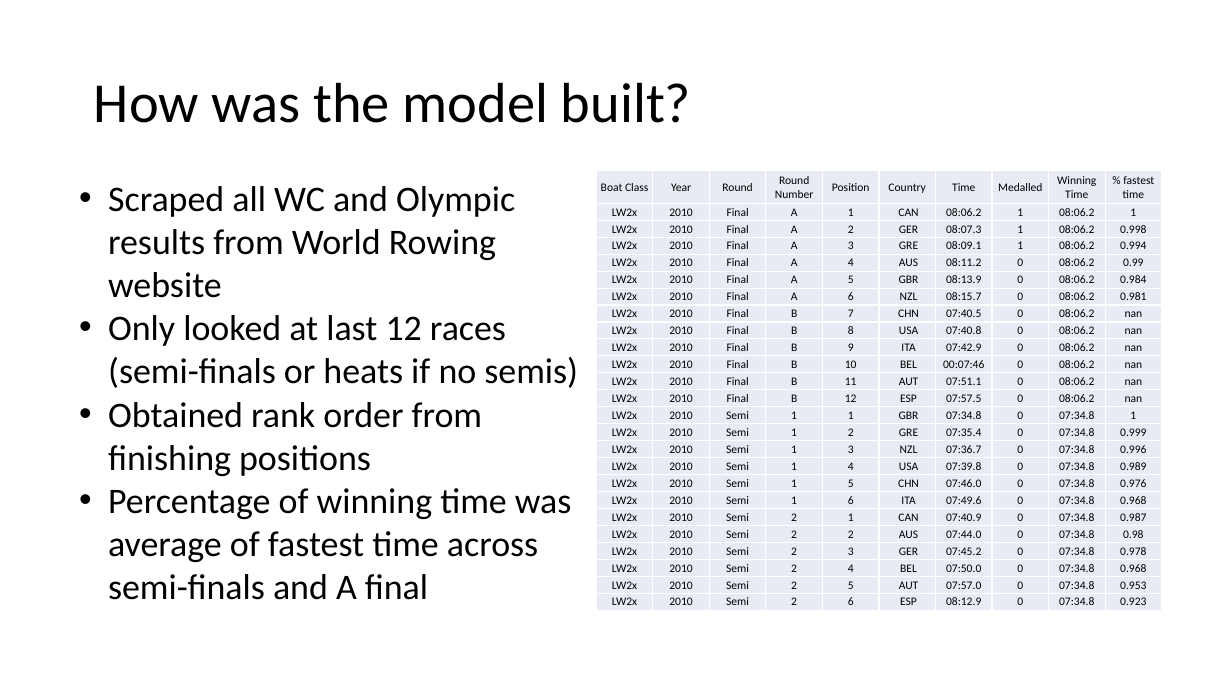
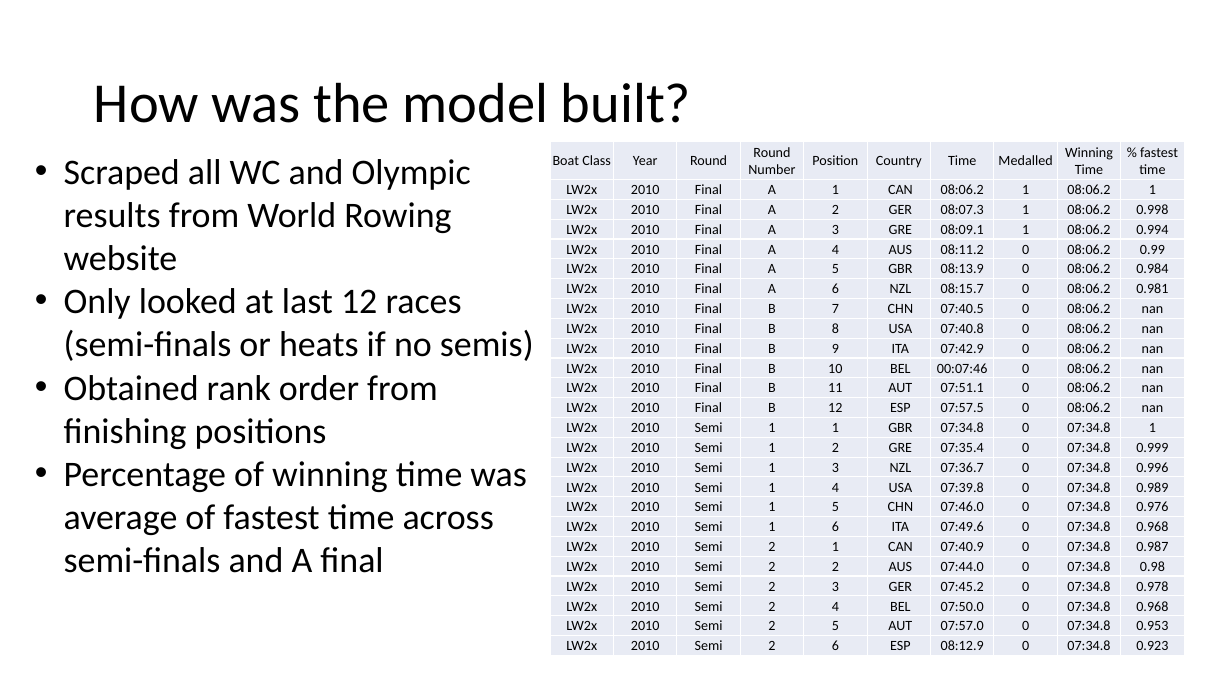
Before and after one commit to simonsuthers/womens-eights-times, a slide deck: slide 3 of UK Sport Presentastion.pptx. Drawn at 1232x693 pixels with LibreOffice and Linux fonts; fonts in the diff are those of the drawing. Boxes give left, top, right and bottom in pixels: in the first picture for what was removed or moved away, otherwise in the second. Text is boxed around its words. In the diff, an @@ line names an element or a change of style, - is before the commit and + after.

```diff
--- a/UK Sport Presentastion.pptx
+++ b/UK Sport Presentastion.pptx
@@ text "Scraped all WC and Olympic ...": place and size @@
-text "Scraped all WC and Olympic ..." at (108,186,578,600)
+text "Scraped all WC and Olympic ..." at (64,159,534,573)
@@ table at (550,141,1188,656) @@
@@ size 9 to 11 pt @@
@@ table: place and size @@
-table at (596,171,1160,611)
+table at (550,141,1188,656)
```
Also in this commit, not shown: 3 other slides changed, 2 other files.
